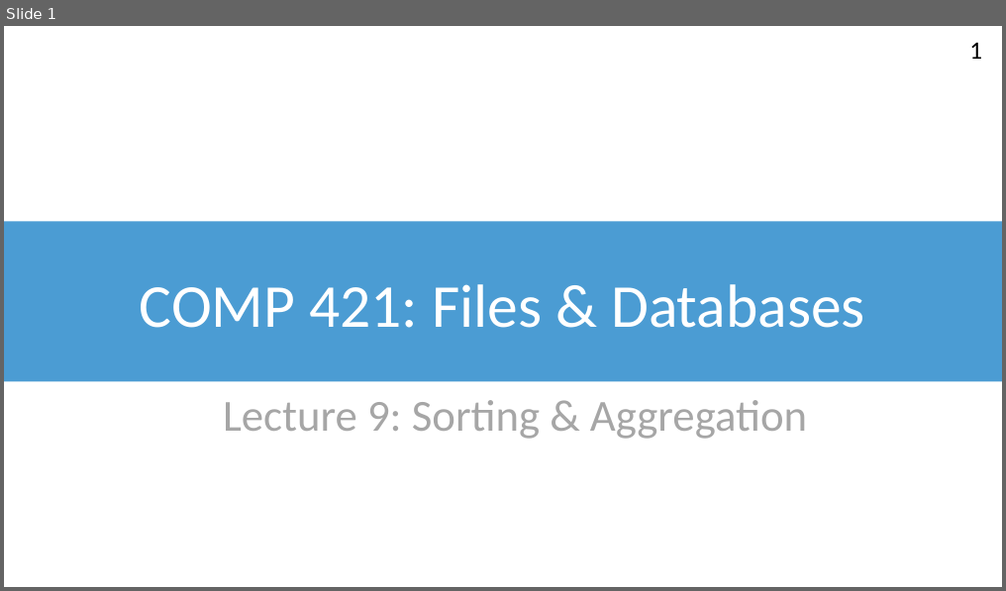
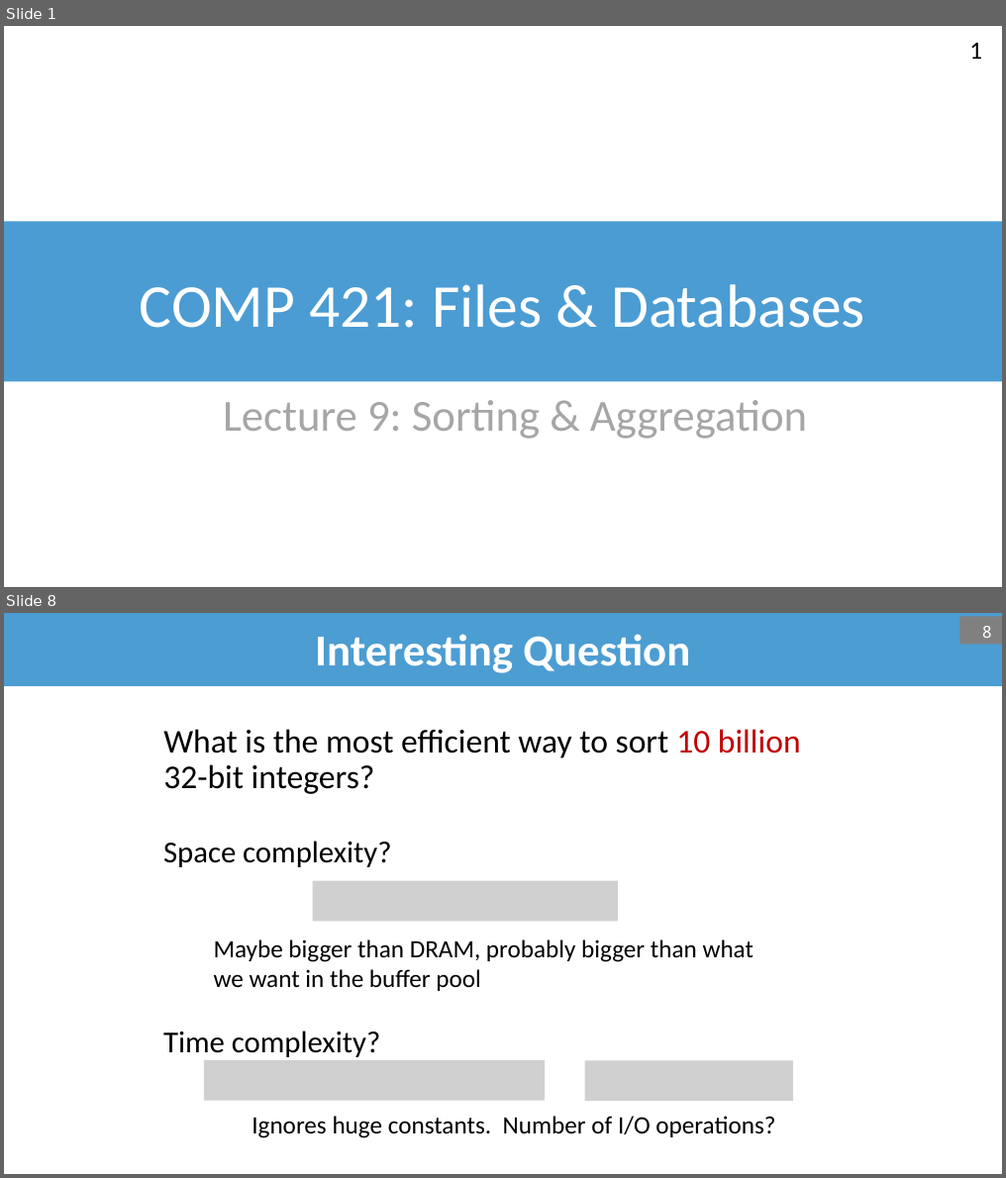
Before and after one commit to bsb20/bsb20.github.io, a slide deck: docs/421_f26/lectures/L10_sorting.pptx. Shown one above the other, each under a label of ours: slide 1 before the commit, slides 1 and 8 after it; the slides between them are not shown. The pictures are 1006x591 and 1006x1178 pixels, drawn with LibreOffice and Linux fonts; fonts in the diff are those of the drawing; grey boxes stand for pictures; background and template pictures are left out. Boxes give left, top, right and bottom in pixels: in the first picture for what was removed or moved away, otherwise in the second. Text is boxed around its words. In the diff, an @@ line names an element or a change of style, - is before the commit and + after.

```diff
--- a/docs/421_f26/lectures/L10_sorting.pptx
+++ b/docs/421_f26/lectures/L10_sorting.pptx
@@ slide 8 added at [4,613,1002,1174], background #FFFFFF @@
@@ title added at [4,613,1002,686], fill #4C9DD2, 32 pt, text #FFFFFF, bold @@
+Interesting Question
@@ page number added at [960,616,1002,644], fill #808080, 12 pt, text #FFFFFF @@
+8
@@ text added at [163,729,801,794], 24 pt, text #000000 @@
+What is the most efficient way to sort 10 billion 32-bit integers?
@@ text added at [163,841,391,867], 22 pt, text #000000 @@
+Space complexity?
@@ picture added at [312,881,618,921] @@
@@ text added at [214,940,753,991], 18 pt, text #000000 @@
+Maybe bigger than DRAM, probably bigger than what
+we want in the buffer pool
@@ text added at [163,1031,380,1058], 22 pt, text #000000 @@
+Time complexity?
@@ picture added at [204,1060,545,1100] @@
@@ picture added at [585,1061,793,1101] @@
@@ text added at [252,1116,775,1139], 18 pt, text #000000 @@
+Ignores huge constants. Number of I/O operations?
```
Also in this commit, not shown: 33 slides changed, 5 other slides added, 1 other file.
